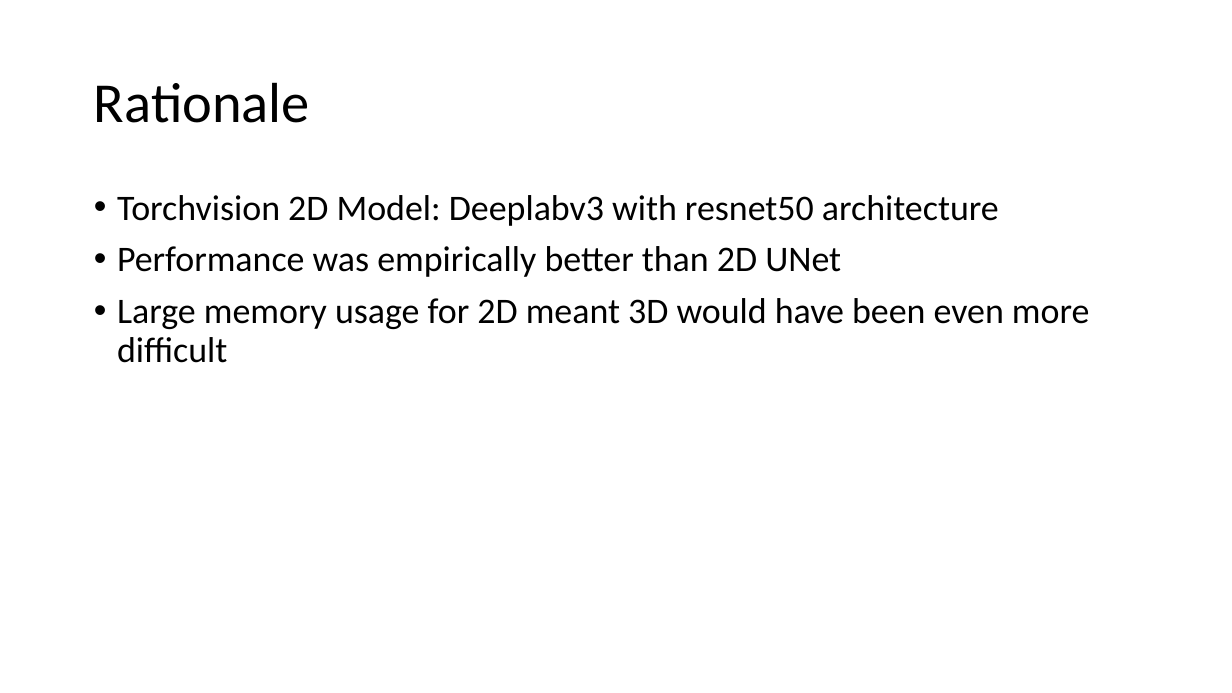
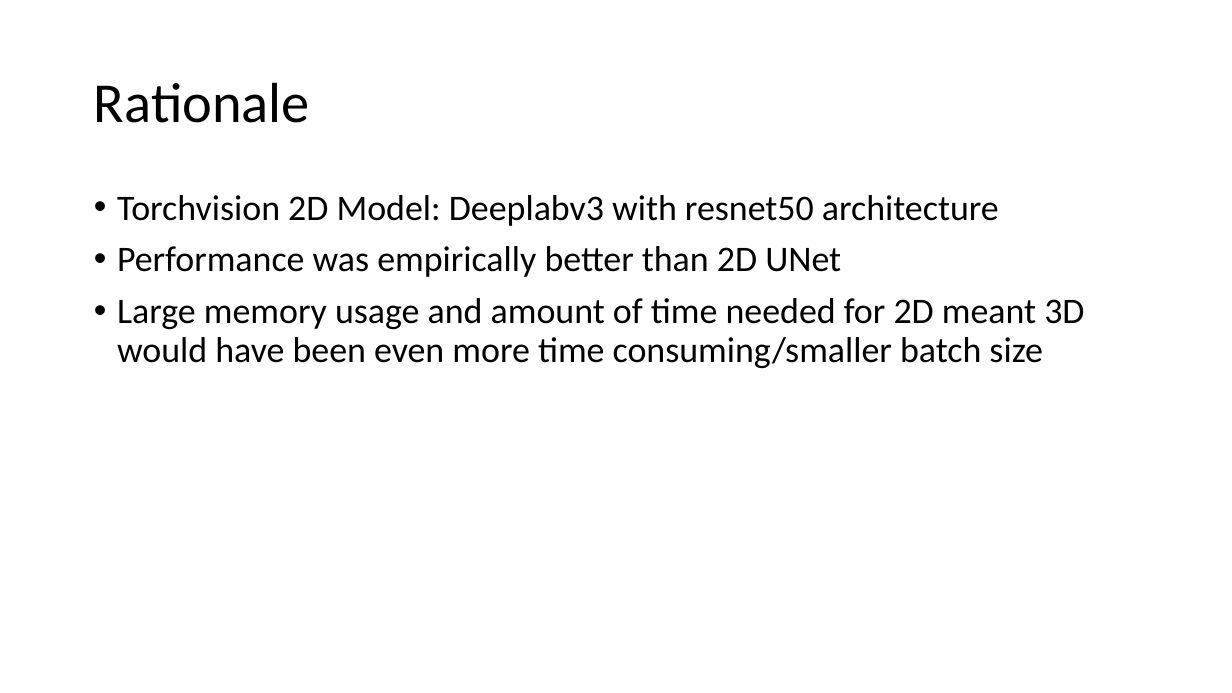
Before and after one commit to DanielY1783/deep_learning_medical_imaging, a slide deck: slide 3 of homework/assignment3/presentation/Yan_yand1.pptx. Drawn at 1232x693 pixels with LibreOffice and Linux fonts; fonts in the diff are those of the drawing. Boxes give left, top, right and bottom in pixels: in the first picture for what was removed or moved away, otherwise in the second. Text is boxed around its words. In the diff, an @@ line names an element or a change of style, - is before the commit and + after.

Commit message:
Finished presentation

```diff
--- a/homework/assignment3/presentation/Yan_yand1.pptx
+++ b/homework/assignment3/presentation/Yan_yand1.pptx
@@ text at (117, 298, 1084, 368): text changed @@
-• Large memory usage for 2D meant 3D would have been even more difficult
+• Large memory usage and amount of time needed for 2D meant 3D would have been even more time consuming/smaller batch size
```
Also in this commit, not shown: 1 other slide changed, 2 slides added, 1 slide removed, 2 other files.
